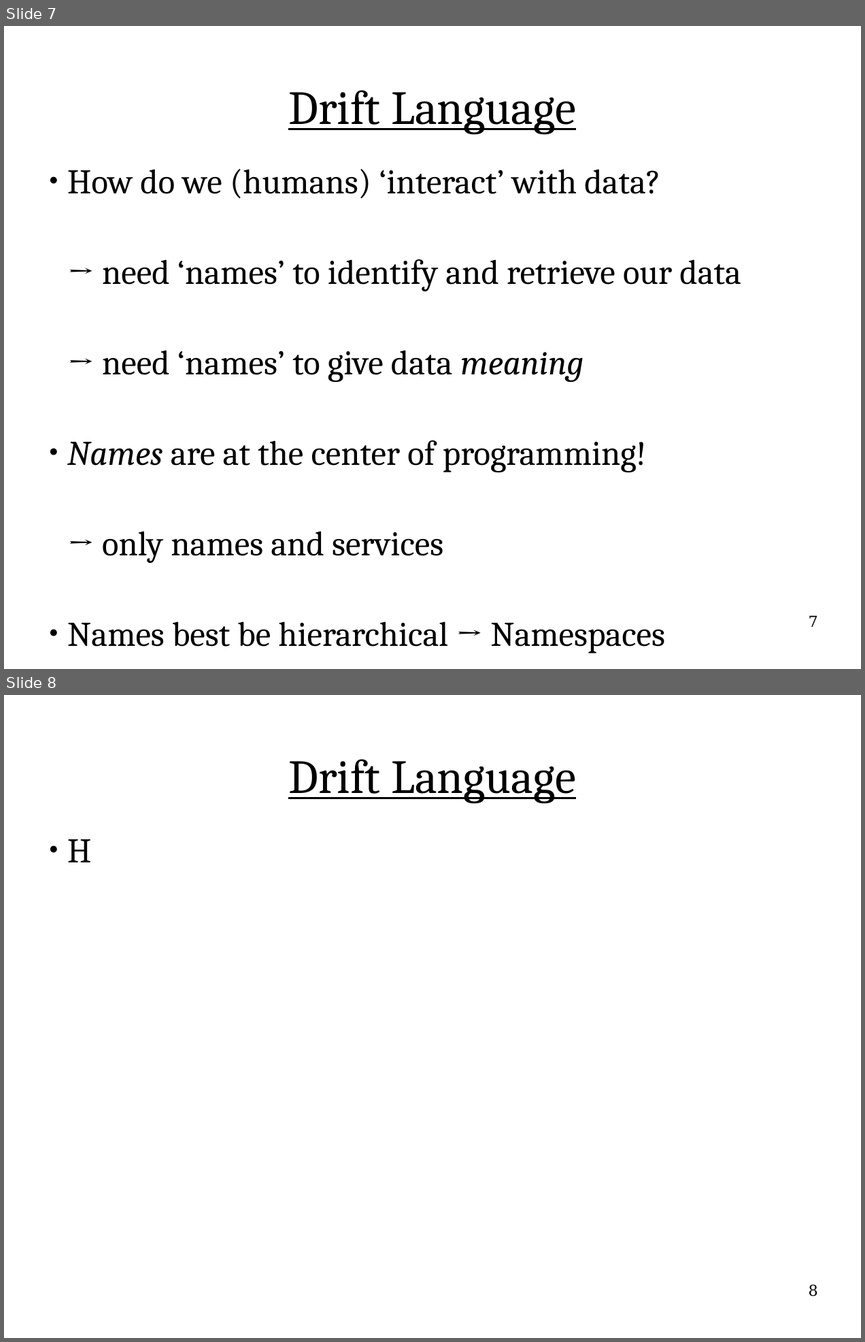
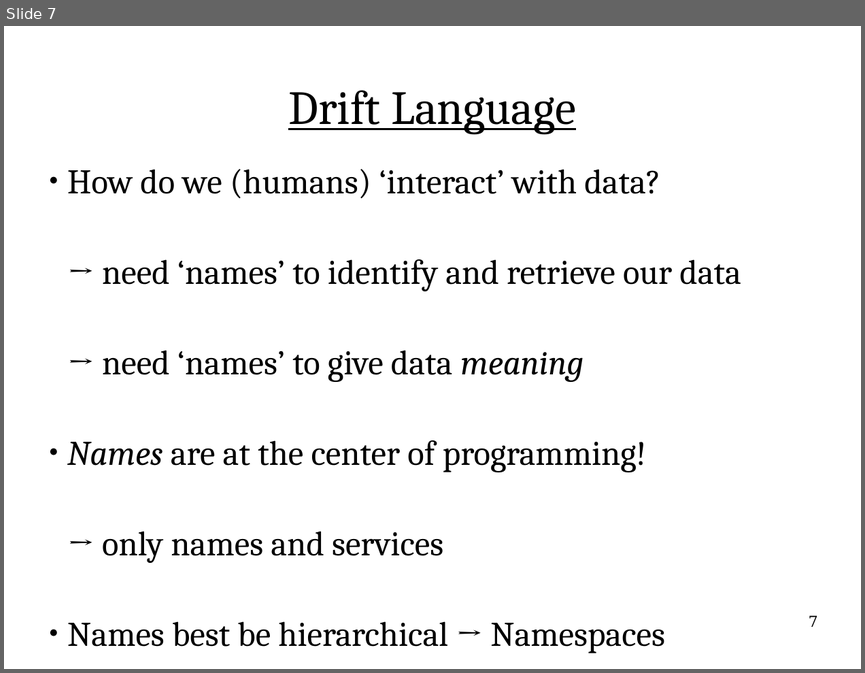
Before and after one commit to flange/drift-dev, a slide deck: presentation/hottopix/ht2.odp. Shown one above the other, each under a label of ours: slides 7 and 8 before the commit, slide 7 after it. The pictures are 865x1342 and 865x673 pixels, drawn with LibreOffice and Linux fonts; fonts in the diff are those of the drawing. Boxes give left, top, right and bottom in pixels: in the first picture for what was removed or moved away, otherwise in the second. Text is boxed around its words. In the diff, an @@ line names an element or a change of style, - is before the commit and + after.

```diff
--- a/presentation/hottopix/ht2.odp
+++ b/presentation/hottopix/ht2.odp
@@ slide 8 removed at (4,695,861,1338), background #FFFFFF @@
@@ title removed at (288,759,576,803) @@
-Drift Language
@@ subtitle removed at (67,839,91,862) @@
-● H
@@ page number removed at (808,1284,818,1296) @@
-8
```
Also in this commit, not shown: 1 slide changed, 32 slides added, 3 other files.
